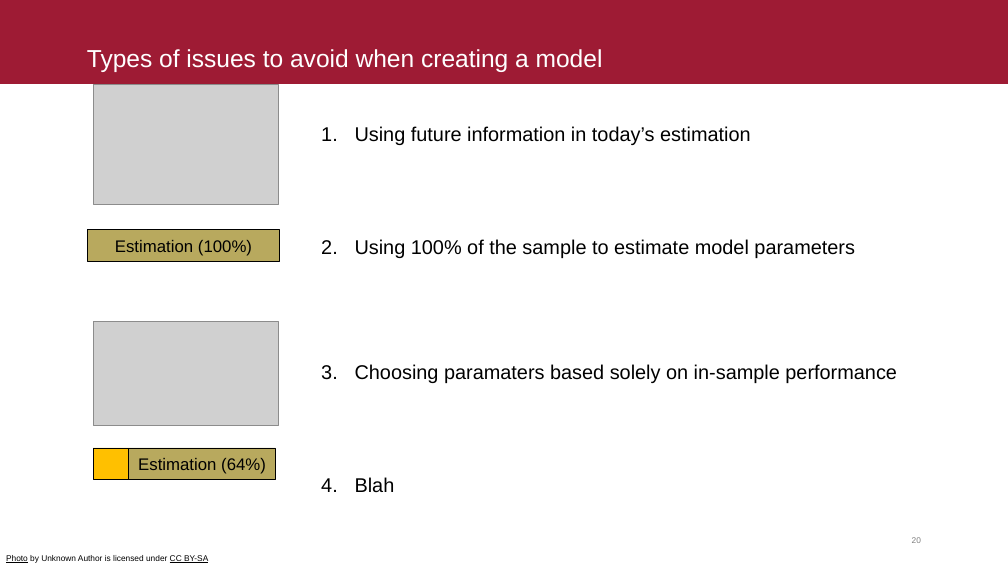
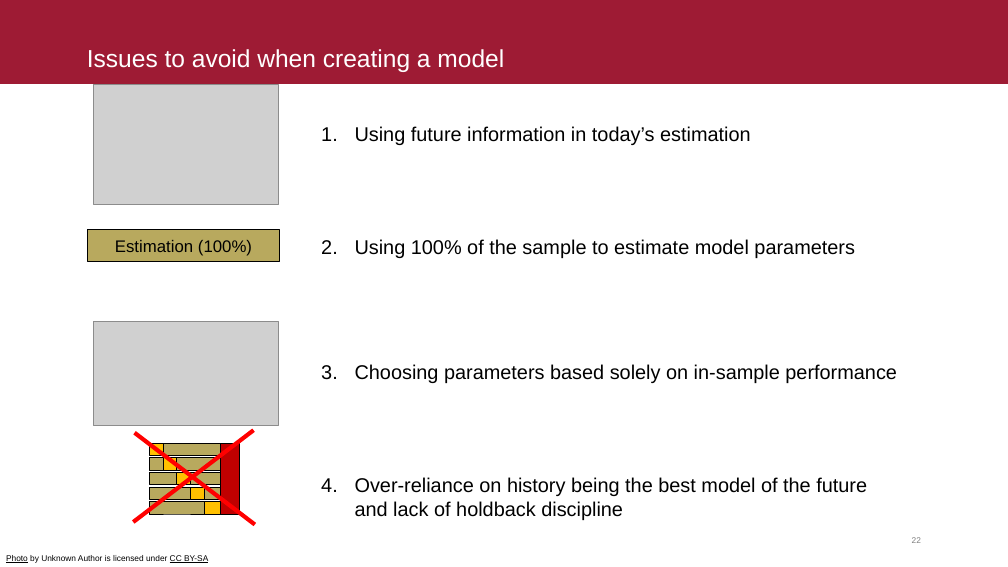
Before and after one commit to fintechsteve/modeling-volatility, a slide deck: slide 22 of Presentation/ODSC Modeling Volatility - Lawrence Hameyie-Sanon.pptx (slide 20 before the commit). Drawn at 1008x567 pixels with LibreOffice and Linux fonts; fonts in the diff are those of the drawing; grey boxes stand for pictures. Boxes give left, top, right and bottom in pixels: in the first picture for what was removed or moved away, otherwise in the second. Text is boxed around its words. In the diff, an @@ line names an element or a change of style, - is before the commit and + after.

```diff
--- a/Presentation/ODSC Modeling Volatility - Lawrence Hameyie-Sanon.pptx
+++ b/Presentation/ODSC Modeling Volatility - Lawrence Hameyie-Sanon.pptx
@@ title at [87, 49, 504, 72]: text changed @@
-Types of issues to avoid when creating a model
+Issues to avoid when creating a model
@@ text at [355, 364, 897, 520]: text changed @@
-3. Choosing paramaters based solely on in-sample performance
-4. Blah
+3. Choosing parameters based solely on in-sample performance
+4. Over-reliance on history being the best model of the future
+   and lack of holdback discipline
@@ rectangle removed at [129, 448, 276, 480] @@
-Estimation (64%)
@@ line added from (254, 430) to (133, 522), #FF0000 4.5 pt @@
@@ line added from (135, 433) to (255, 524), #FF0000 4.5 pt @@
@@ rectangle: place and size @@
-rectangle at [93, 448, 129, 480]
+rectangle at [163, 458, 176, 470]
@@ group added at [149, 443, 239, 514]: 13 rectangles @@
```
Also in this commit, not shown: 4 slides added, 10 other files.
